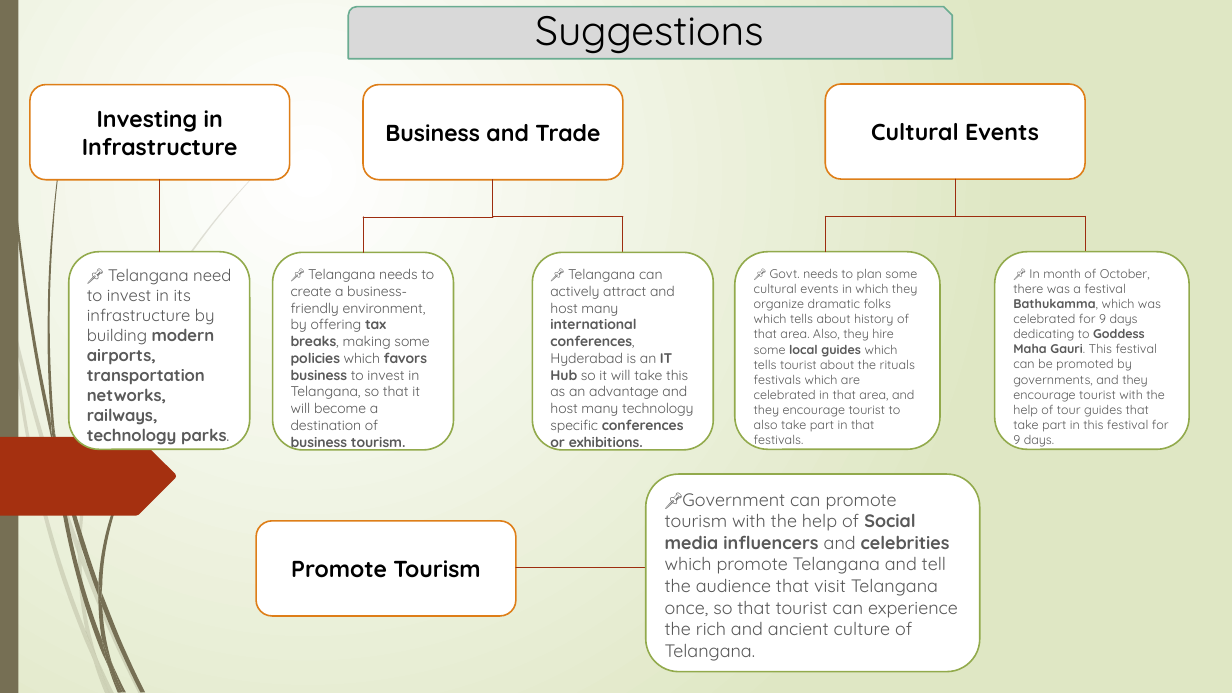
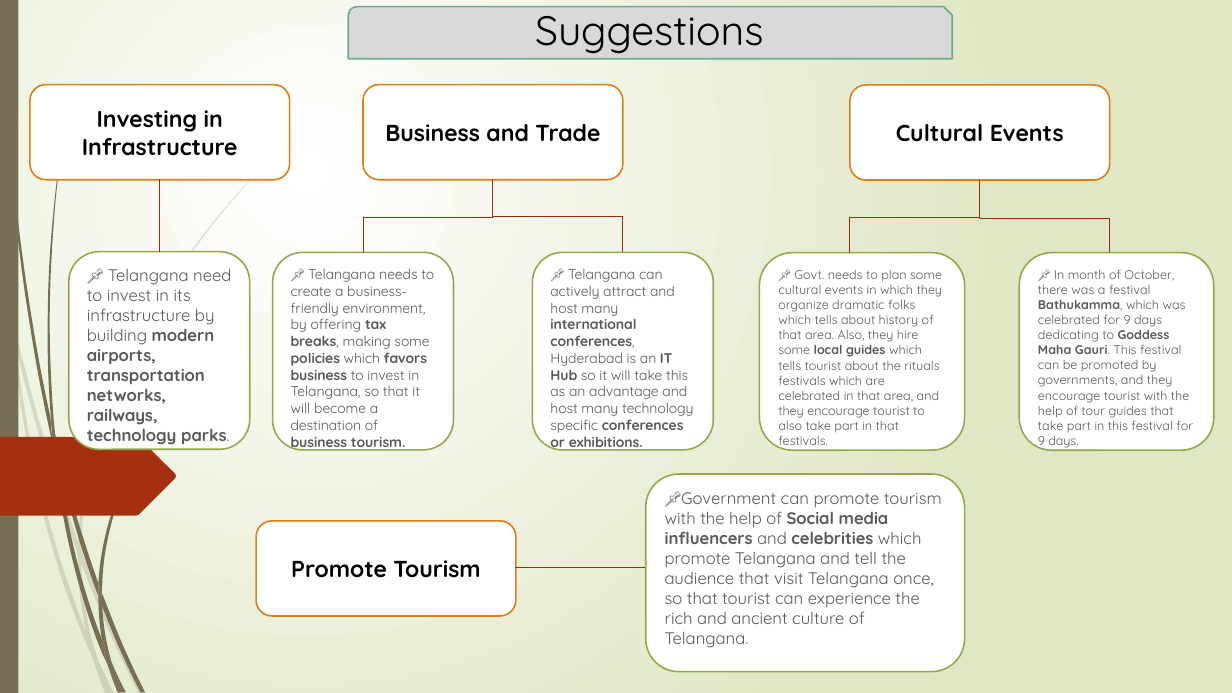
Before and after one commit to Kartik-Lohar/Telangana_Tourism, a slide deck: slide 17 of Tourism Challenge by Codebasics.pptx. Drawn at 1232x693 pixels with LibreOffice and Linux fonts; fonts in the diff are those of the drawing. Boxes give left, top, right and bottom in pixels: in the first picture for what was removed or moved away, otherwise in the second. Text is boxed around its words. In the diff, an @@ line names an element or a change of style, - is before the commit and + after.

```diff
--- a/Tourism Challenge by Codebasics.pptx
+++ b/Tourism Challenge by Codebasics.pptx
@@ 4 lines, 3 rounded rectangles moved together from (x1=735, y1=84, x2=1189, y2=449) to (x1=760, y1=85, x2=1214, y2=450) @@
@@ line moved from (1085, 216) - (1085, 251) to (1110, 219) - (1110, 254) @@
@@ rounded rectangle "📌Government can promote tourism with ..." resized from (x1=646, y1=474, x2=980, y2=672) to (x1=646, y1=474, x2=965, y2=672) @@
@@ rounded rectangle "📌Government can promote tourism with ..." at (x1=646, y1=474, x2=965, y2=672): size 14 to 12.9 pt @@
```
Also in this commit, not shown: 1 other slide changed.
